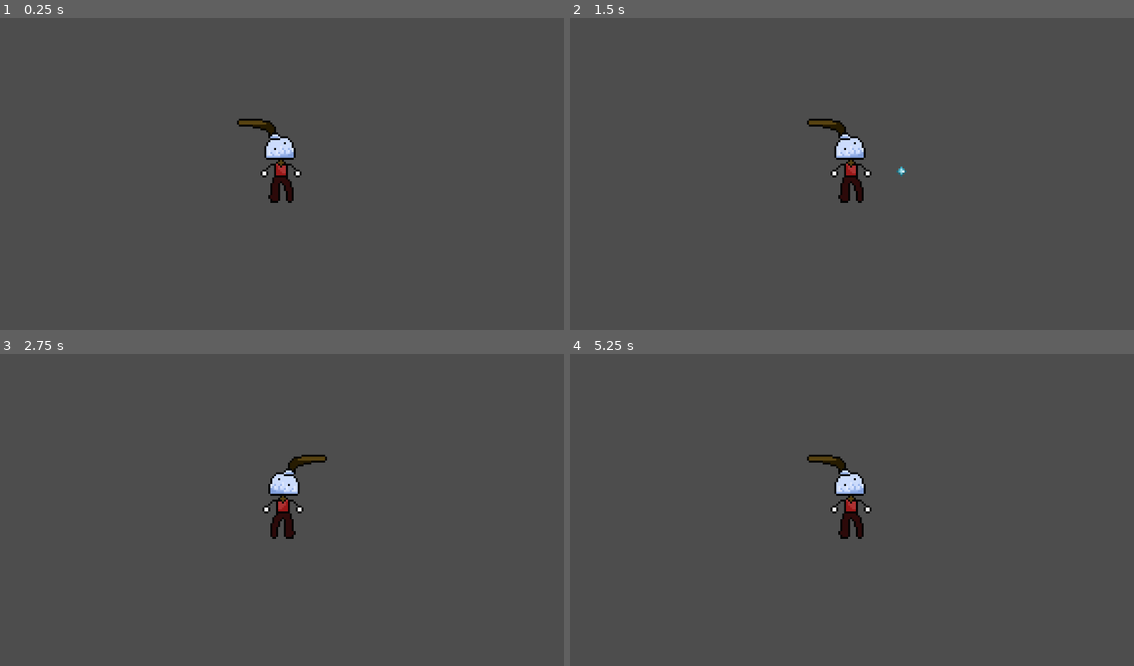
Above: before the commit, frames 1-4 (two rows, left to right).
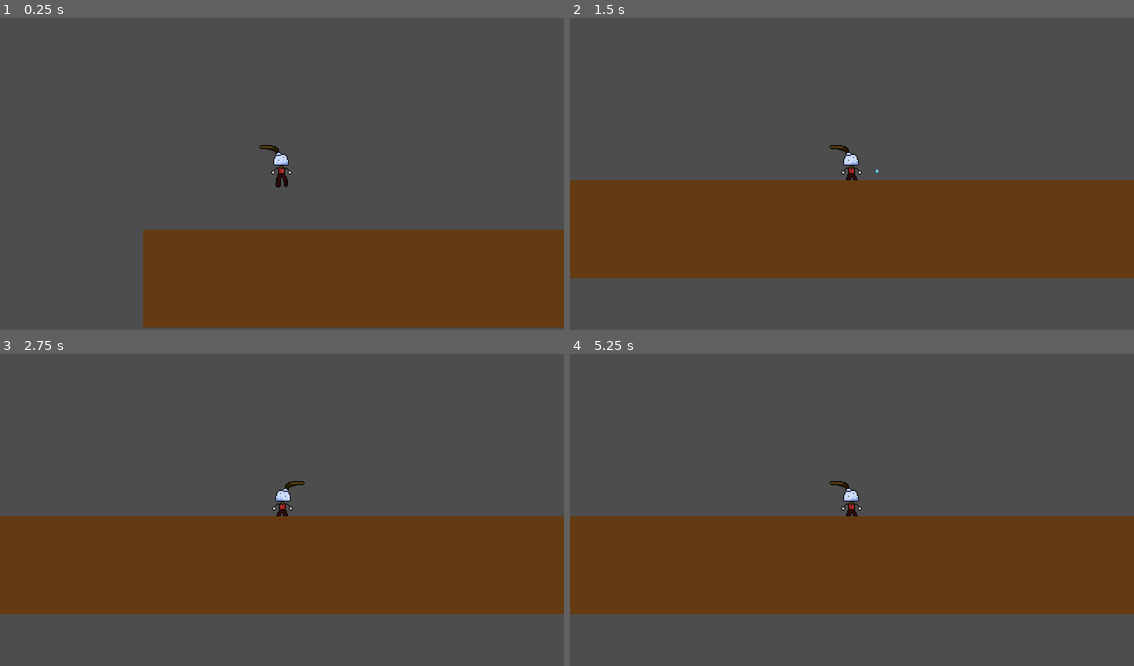
Above: after the commit, the same moments.

Repository: FraN-onLine/unapologetic-cuphead-clone
Game: Godot game, scene res://main.tscn
Two runs of this game, one before a commit and one after it. Both use one fixed random seed, a clock stepped at 60 frames per second and the inputs below.
Inputs:
- Up to frame 1 (0.25 s): no input
- Up to frame 2 (1.5 s): hold Right (right) from 0.53 s (still down); tap Z (dash) at 0.6 s; tap Space (jump) at 0.77 s; tap Enter at 1.25 s; tap X (shoot) at 1.35 s
- Up to frame 3 (2.75 s): tap Space (jump) at 1.52 s; release Right (right) at 2.03 s; hold Left (left) from 2.03 s (still down); tap S (switch) at 2.1 s
- Up to frame 4 (5.25 s): tap Space (jump) at 2.75, 3.02, 3.77, 4.52 s; release Left (left) at 2.78 s; hold Right (right) 2.78-4.28 s; tap Z (dash) at 2.85, 5.1 s; hold X (shoot) 3.53-4.28 s; hold Left (left) 4.28-5.03 s; tap S (switch) at 4.35 s; tap Enter at 5 s; hold Right (right) from 5.03 s (still down)

The runs differ from the first frame. In frame 1, 25% of the frame differs, in the area x 25-100%, y 32-100%; in frame 2, 32%, in the area x 0-100%, y 32-84%; in frame 3, 32%; in frame 4, 32%.

Commit message:
yeah that works

Diff:
--- a/mophead/Mophead/mophead.tscn
+++ b/mophead/Mophead/mophead.tscn
@@ -26,6 +26,6 @@
 one_shot = true
 
 [node name="Camera2D" type="Camera2D" parent="." unique_id=449207392]
-zoom = Vector2(4, 4)
+zoom = Vector2(2, 2)
 
 [connection signal="timeout" from="DashTimer" to="." method="_on_dash_timer_timeout"]
--- a/mophead/main.tscn
+++ b/mophead/main.tscn
@@ -3,7 +3,7 @@
 [ext_resource type="PackedScene" uid="uid://cfhxp00n8g2ud" path="res://Mophead/mophead.tscn" id="1_ig7tw"]
 
 [sub_resource type="RectangleShape2D" id="RectangleShape2D_0xm2m"]
-size = Vector2(631, 134)
+size = Vector2(1146.5, 134)
 
 [node name="Node2D" type="Node2D" unique_id=1979549985]
 
@@ -13,5 +13,12 @@
 [node name="Area2D" type="StaticBody2D" parent="." unique_id=245920398]
 
 [node name="CollisionShape2D" type="CollisionShape2D" parent="Area2D" unique_id=724643279]
-position = Vector2(309, 583)
+position = Vector2(566.75, 583)
 shape = SubResource("RectangleShape2D_0xm2m")
+
+[node name="ColorRect" type="ColorRect" parent="." unique_id=1647698197]
+offset_left = -6.0
+offset_top = 508.0
+offset_right = 1140.0
+offset_bottom = 608.0
+color = Color(0.38904327, 0.22559804, 0.070009105, 1)
